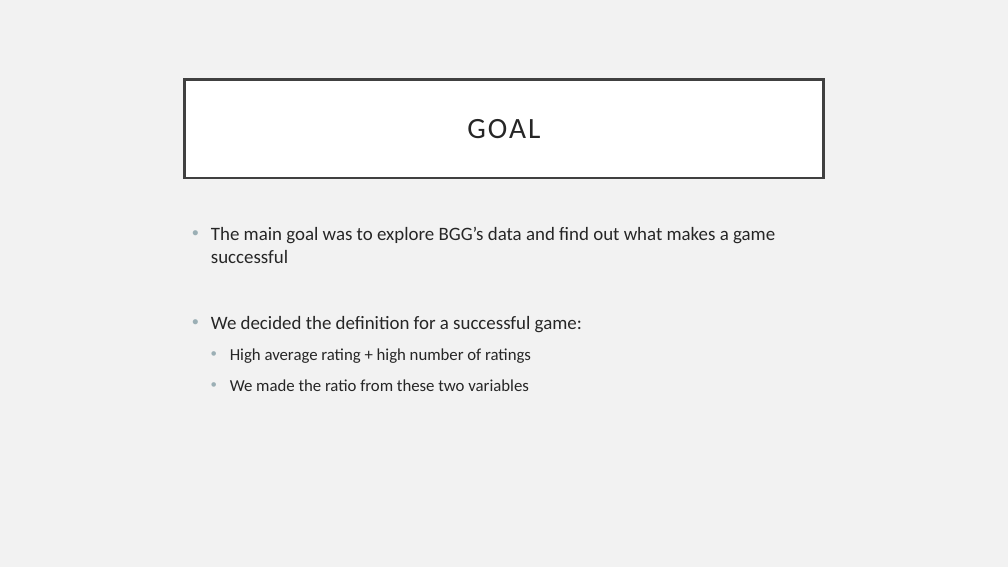
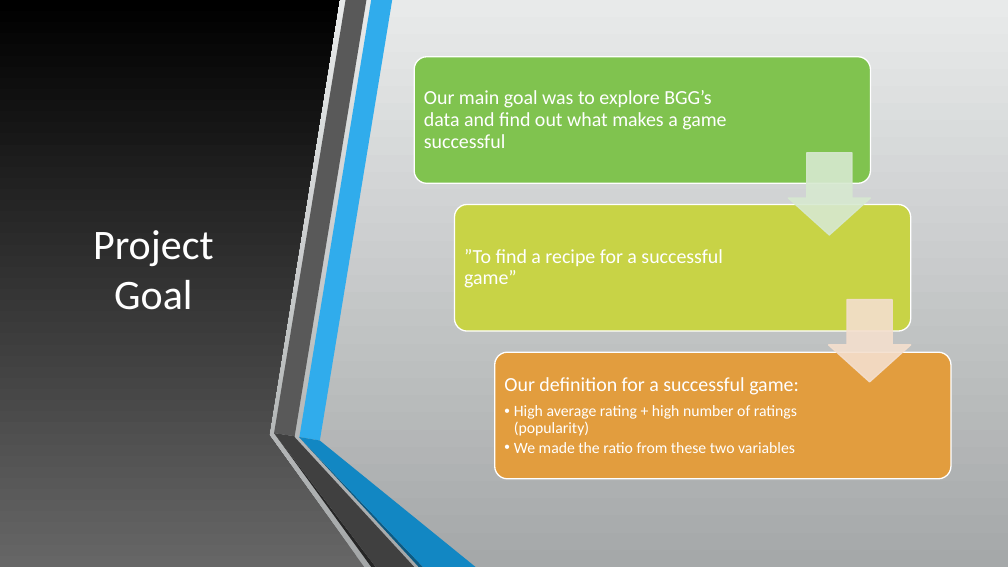
Before and after one commit to Kirasamah/GameDataMining, a slide deck: slide 3 of esitys/esitys.pptx. Drawn at 1008x567 pixels with LibreOffice and Linux fonts; fonts in the diff are those of the drawing. Boxes give left, top, right and bottom in pixels: in the first picture for what was removed or moved away, otherwise in the second. Text is boxed around its words. In the diff, an @@ line names an element or a change of style, - is before the commit and + after.

```diff
--- a/esitys/esitys.pptx
+++ b/esitys/esitys.pptx
@@ background #F2F2F2 to gradient #E9EAEB to #A5A8A9 @@
@@ rectangle added at box(0, 0, 1008, 567), fill gradient #E9EAEB to #A5A8A9 @@
@@ freeform shape added at box(0, 0, 364, 567), fill gradient #676767 to #000000 @@
@@ title "Project Goal": place and size @@
-title "Project Goal" at box(185, 79, 823, 178)
+title "Project Goal" at box(93, 230, 213, 310)
@@ title "Project Goal" at box(93, 230, 213, 310): fill #FFFFFF to none; outline #404040 2.5 pt to none @@
@@ title at box(93, 230, 213, 310): text changed; size 28 to 40 pt; text colour #262626 to #FFFFFF @@
-GOAL
+Project Goal
@@ text removed at box(211, 227, 775, 391) @@
-• The main goal was to explore BGG’s data and find out what makes a game successful
-• We decided the definition for a successful game:
-  • High average rating + high number of ratings
-  • We made the ratio from these two variables
@@ group added at box(414, 57, 951, 479): 3 rounded rectangles, 3 texts, 2 down arrows @@
+Our main goal was to explore BGG’s data and find out what makes a game successful
+”To find a recipe for a successful game”
+Our definition for a successful game:
+  • High average rating + high number of ratings (popularity)
+  • We made the ratio from these two variables
@@ group added at box(12, 0, 214, 567): 6 freeform shapes @@
@@ group added at box(274, 0, 476, 567): 6 freeform shapes @@
```
Also in this commit, not shown: 8 other slides changed, 4 slides added, 3 other files.
